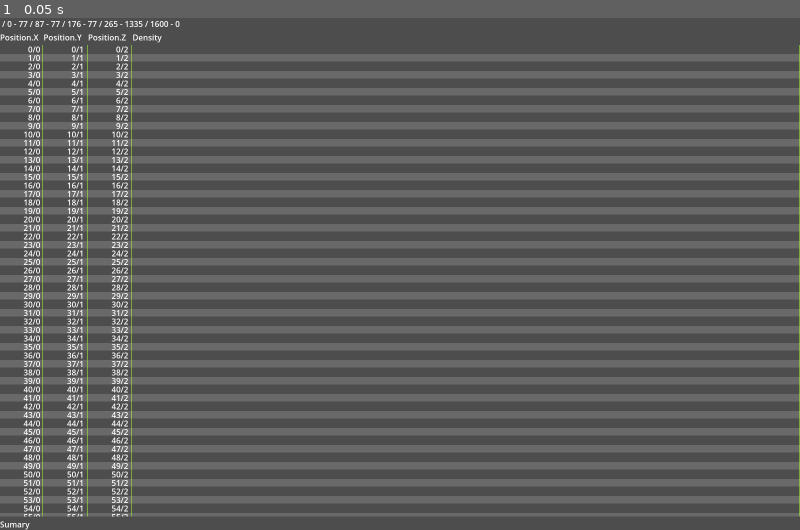
Above: before the commit, frame 1.
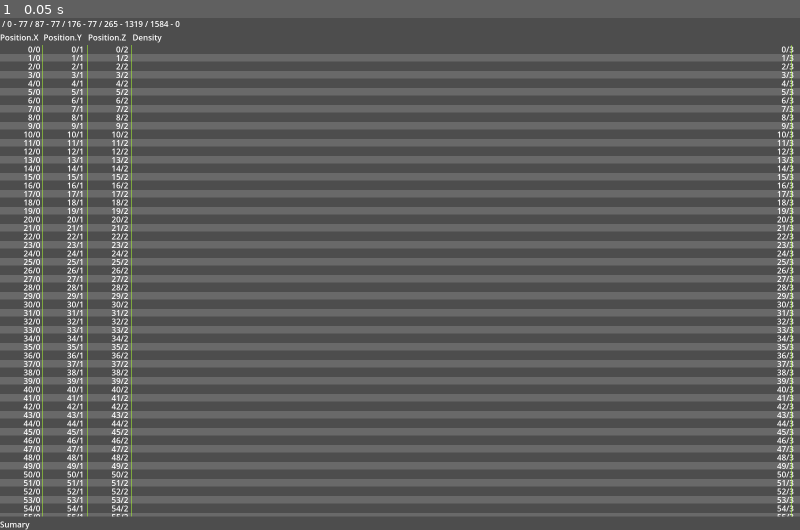
Above: after the commit, the same moment.

Repository: yabadabu/godot_flow
Game: Godot game, scene res://table_view.tscn
Same seed, same stepped clock (60 frames per second), same inputs: the game is played once before the commit and once after it. This scene is started directly instead of the project's main scene.
Inputs:
- Up to frame 1 (0.05 s): no input

The runs differ from the first frame. In frame 1, 1.0% of the frame differs, in the area x 16-100%, y 0-98%.

Commit message:
Draw col oriented

Diff:
--- a/scroll_container.gd
+++ b/scroll_container.gd
@@ -3,6 +3,7 @@
 var col_starts : Array[ float ] = []
 var col_widths : Array[ float ] = []
 var font : Font
+var line_height : int = 0
 
 func _ready():
 	var hbar = get_h_scroll_bar()
@@ -10,7 +11,8 @@
 	hbar.value_changed.connect( _on_scroll_changed )
 	vbar.value_changed.connect( _on_scroll_changed )
 	font = get_theme_default_font()
-	$Contents.custom_minimum_size = Vector2( 100, 800 )
+	line_height = get_theme_default_font_size() + 1
+	$Contents.custom_minimum_size = Vector2(400, 800 )
 
 func _on_scroll_changed(_value):
 	queue_redraw()
@@ -45,11 +47,32 @@
 		#verticalLine( x0, Color.GREEN_YELLOW )
 		#verticalLine( x0 + col_widths[idx], Color.WHITE )
 
+func drawCol( col_idx : int, y0 : float, row_idx : int ):
+	var y1 := size.y
+	var pos := Vector2( 0, y0 )
+	while y0 < y1:
+		#horizontallLine( y0, Color.AQUA )
+		pos.y = y0 + line_height - 2
+
+		drawCell( pos, row_idx, col_idx )
+
+		y0 += line_height
+		row_idx += 1
+
+func drawBackgrounds( y0 : float, row_idx : int ):
+	var w = size.x
+	var y1 := size.y
+	var pos := Vector2( 0, y0 )
+	while y0 < y1:
+		if row_idx & 1:
+			draw_rect( Rect2( pos + Vector2( 0, 3 ), Vector2( w, line_height - 2 )), Color.DIM_GRAY )
+		pos.y = y0 + line_height - 2
+		y0 += line_height
+		row_idx += 1
+
 func _draw():
 	if col_starts.size() == 0:
 		return
-
-	var line_height := get_theme_default_font_size() + 1
 
 	var voffset := scroll_vertical
 	var y0 := -voffset
@@ -62,18 +85,9 @@
 	y0 += num_hidden_rows * line_height
 	row_idx += num_hidden_rows
 
-	var y1 := size.y
-	var pos := Vector2( 0, y0 )
-	var w = size.x
-	while y0 < y1:
-		if row_idx & 1:
-			draw_rect( Rect2( pos + Vector2( 0, 3 ), Vector2( w, line_height - 2 )), Color.DIM_GRAY )
-		#horizontallLine( y0, Color.AQUA )
-		pos.y = y0 + line_height - 2
+	drawBackgrounds( y0, row_idx )
 
-		drawRow( pos, row_idx )
-
-		y0 += line_height
-		row_idx += 1
+	for col in range(col_starts.size()-1):
+		drawCol( col, y0, row_idx )
 
 	drawVerticalLines()
--- a/table_view.gd
+++ b/table_view.gd
@@ -41,6 +41,7 @@
 		col_starts.append( pos.x )
 		col_widths.append( lbl_size.x )
 	if col_starts.size() > 0:
+		col_widths[ col_widths.size() - 1 ] -= 16
 		col_starts.append( col_starts.back() + col_widths.back() )
 		col_widths.append( 0 )
 	$ScrollContainer.col_starts = col_starts
--- a/table_view.tscn
+++ b/table_view.tscn
@@ -9,6 +9,8 @@
 anchor_bottom = 1.0
 grow_horizontal = 2
 grow_vertical = 2
+size_flags_horizontal = 3
+size_flags_vertical = 3
 script = ExtResource("1_j3t5q")
 
 [node name="DebugInfo" type="Label" parent="."]
